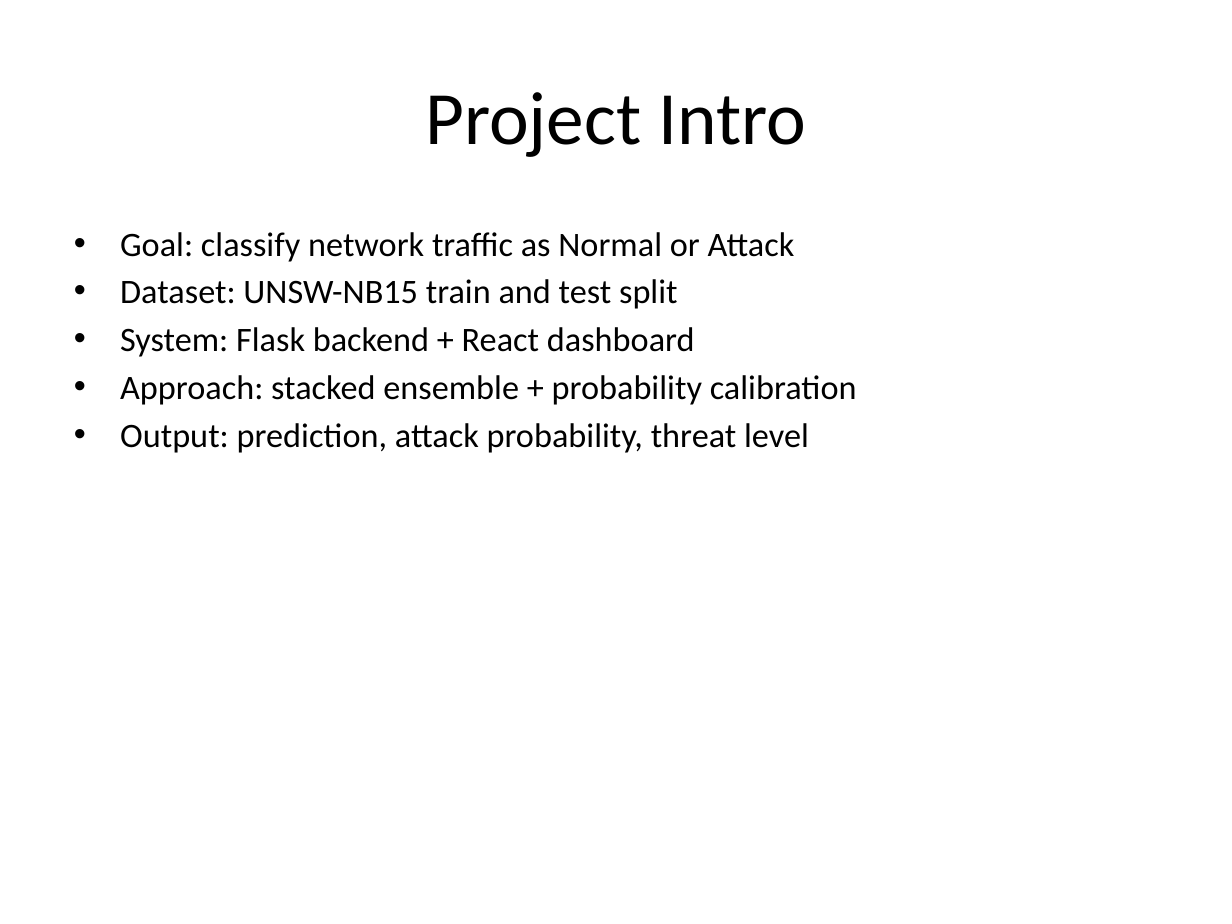
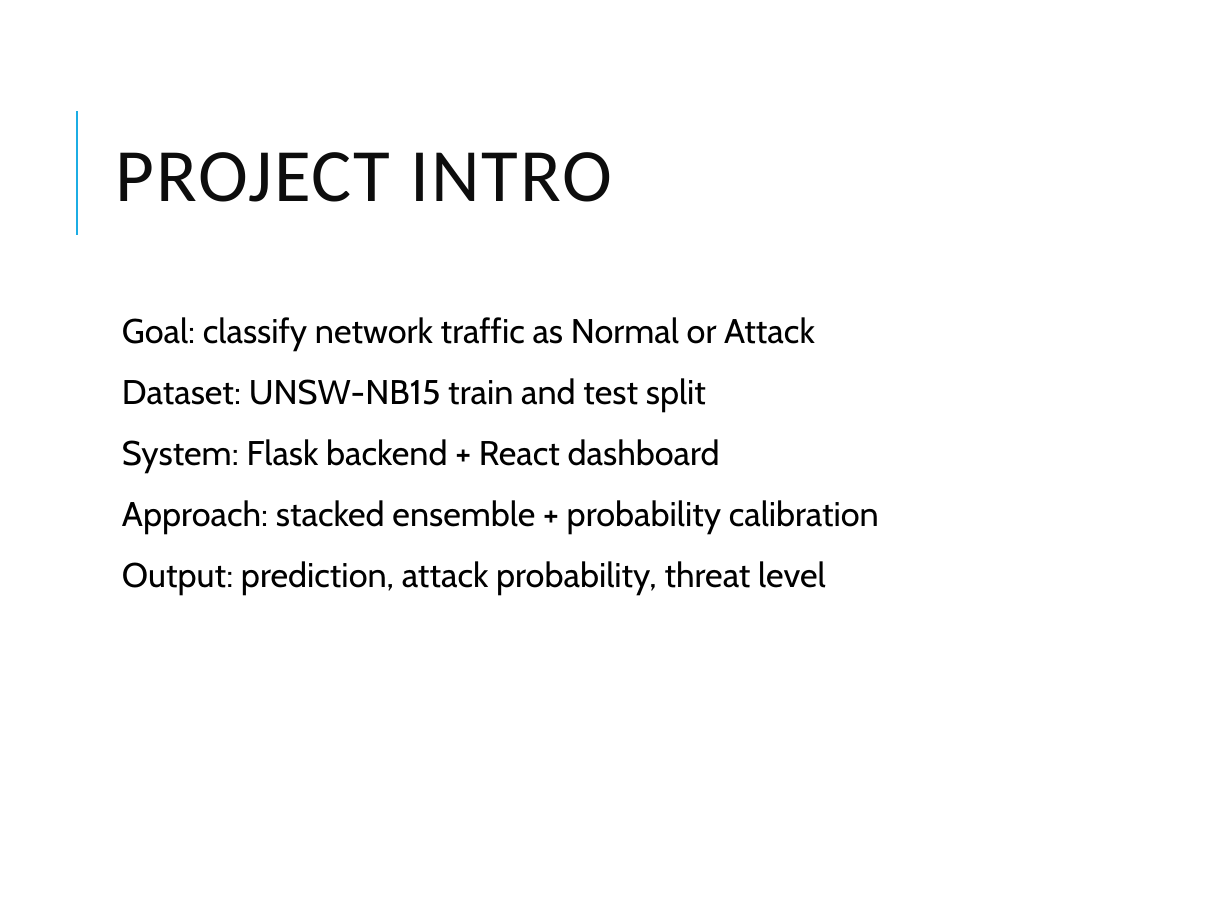
Before and after one commit to syedmaax/Intrusion-Detection, a slide deck: slide 2 of Professor_Review_IDS.pptx. Drawn at 1232x924 pixels with LibreOffice and Linux fonts; fonts in the diff are those of the drawing. Boxes give left, top, right and bottom in pixels: in the first picture for what was removed or moved away, otherwise in the second. Text is boxed around its words. In the diff, an @@ line names an element or a change of style, - is before the commit and + after.

Commit message:
Update intrusion detection project assets

```diff
--- a/Professor_Review_IDS.pptx
+++ b/Professor_Review_IDS.pptx
@@ line added from (76, 234) to (76, 111), #1CADE4 1.5 pt @@
@@ title at (x1=116, y1=152, x2=612, y2=202): text changed; text colour #000000 to #0D0D0D @@
-Project Intro
+PROJECT INTRO
@@ text "Goal: classify network traffic as ..." moved from (x1=120, y1=232, x2=857, y2=453) to (x1=122, y1=317, x2=879, y2=595) @@
@@ text "Goal: classify network traffic as ..." at (x1=122, y1=317, x2=879, y2=595): font Calibri to Cabin; bullet • to  ; line spacing 1 to 0.9; more space between paragraphs @@
```
Also in this commit, not shown: 8 other slides changed, 16 other files.
